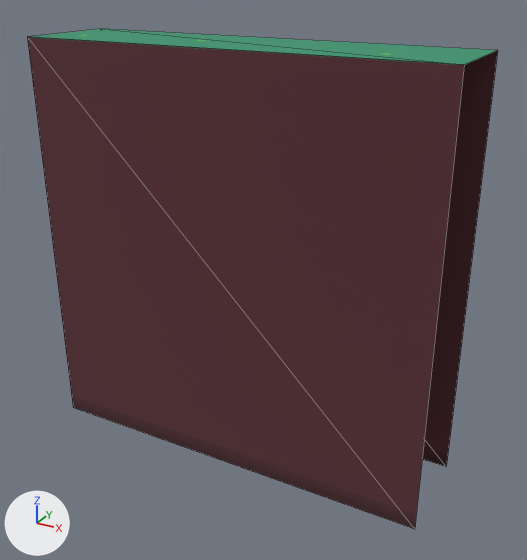
One commit to the glTF model Global_Resources/Mapping/3D/Below/Broko_Town/Exterior/Water_1/Models/Pit_Main_Top_Down_Center.glb: the scene before it, then after it.
The view is the same before and after, from a 50 mm lens placed at (0.817, -1.776, 1.163), pointed at (0.044, -0.37, 0.46). The lights are fixed; the arrows at lower left show +X, +Y and +Z. The picture after the commit comes second. Mesh edges are drawn as thin lines. Vertices at exactly the same position are counted once.

In view in the first picture: 'Water_1_Pit_Main_Top_Down_Center'.
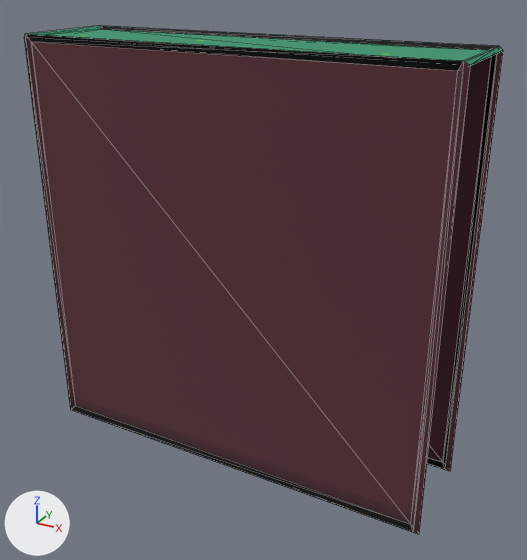
Boxes (x1, y1, x2, y2) around the edits, measured in the pictures (527 x 560 px; the box of a moved part takes in the faces that stretch with it):
'Water_1_Pit_Main_Top_Down_Center', reshaped
    before: (27, 29, 498, 529)
    after: (24, 26, 503, 534)
part 1 of me_water_1_pit_main_top_down_center, added
    after: (24, 26, 503, 534)
part 2 of me_water_1_pit_main_top_down_center, moved or reshaped
    before: (32, 29, 497, 65)
    after: (47, 29, 489, 61)

The change, as a diff of the scene's bpy script:
```diff
--- a/Global_Resources/Mapping/3D/Below/Broko_Town/Exterior/Water_1/Models/Pit_Main_Top_Down_Center.glb.py
+++ b/Global_Resources/Mapping/3D/Below/Broko_Town/Exterior/Water_1/Models/Pit_Main_Top_Down_Center.glb.py
@@ mat_outline @@
+mat_outline = principled_material('Outline')
+mat_outline.base_color = (0.0, 0.0, 0.0)  # black #000000
+mat_outline.roughness = 1.0
@@ me_water_1_pit_main_top_down_center @@
 # used by ob_water_1_pit_main_top_down_center; location = (0.0, 0.0, 0.0)
 # verts and faces of me_water_1_pit_main_top_down_center; kept vertices keep their numbers, new ones are numbered from 10
 # before: 0 (0.5, -0.25, 1.0) at pixel (497, 50), 2 (-0.5, -0.5, 1.0) at pixel (27, 36), 3 (-0.5, -0.25, 1.0) at pixel (99, 28), 5 (0.5, -0.5, 1.0) at pixel (464, 64), 8 (0.5, -0.5, 1.0) at pixel (464, 64)
 # before: 9 (-0.5, -0.5, 1.0) at pixel (27, 36)
-me_water_1_pit_main_top_down_center.from_pydata(...)  # 10 vertices, 6 faces; spans x -0.5..0.5, y -0.5..-0.25, z 0.0..1.0
+me_water_1_pit_main_top_down_center.from_pydata(...)  # 44 vertices, 86 faces; spans x -0.51..0.51, y -0.51..-0.24, z -0.01..1.007
+# me_water_1_pit_main_top_down_center part 1: a new loose piece of 36 vertices spanning x -0.51..0.51, y -0.51..-0.24, z -0.01..1.007
+# me_water_1_pit_main_top_down_center part 2
+delete_vertices([8, 9])  # with the faces that use them
+faces += [(2, 5, 3), (0, 3, 5)]  # mat_water_1_pit_top_down_center (picture img_pit_top_down_center)
 me_water_1_pit_main_top_down_center.materials.append(mat_water_1_side_down_center)
 me_water_1_pit_main_top_down_center.materials.append(mat_water_1_pit_top_down_center)
+me_water_1_pit_main_top_down_center.materials.append(mat_outline)  # black #000000
```
